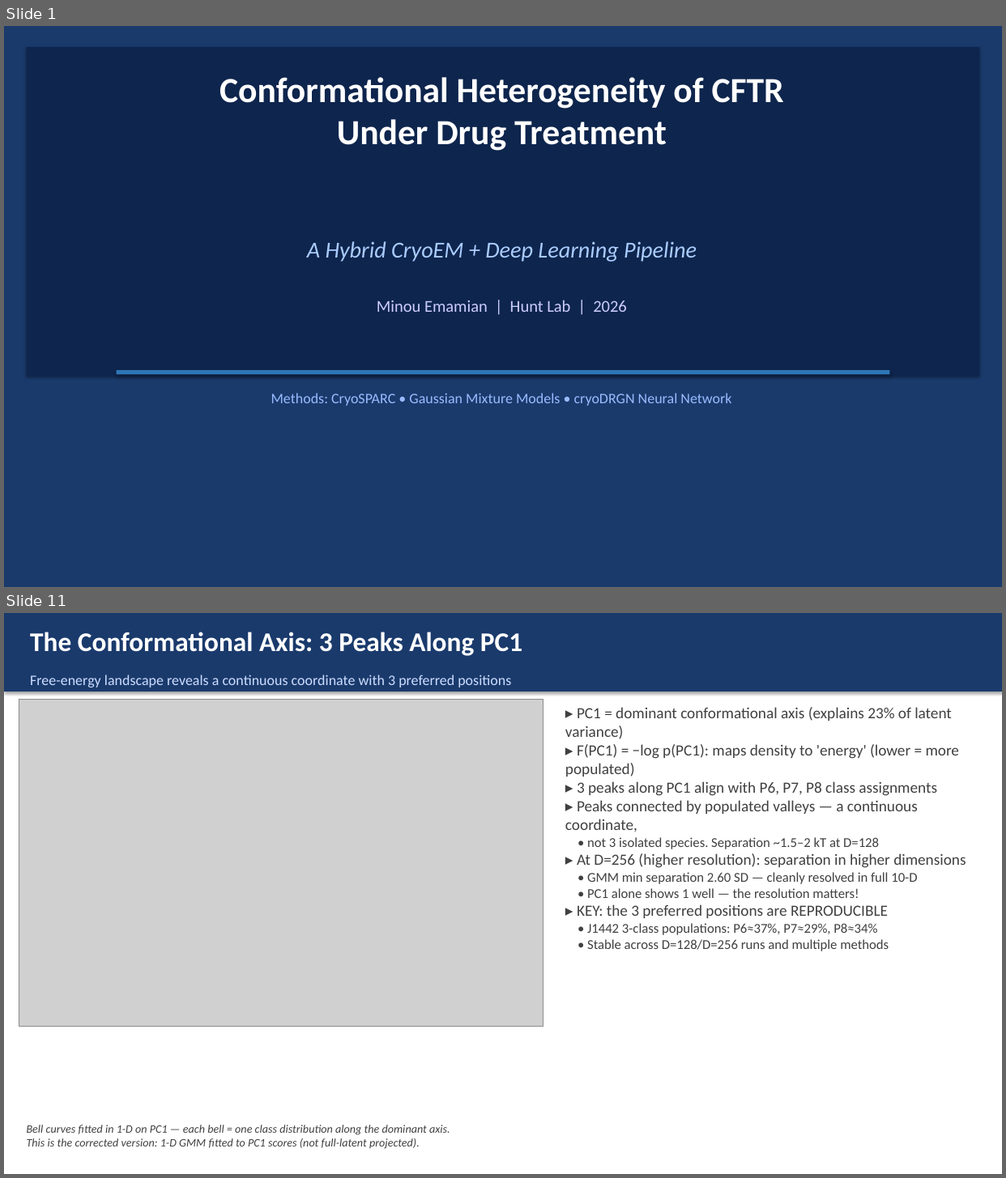
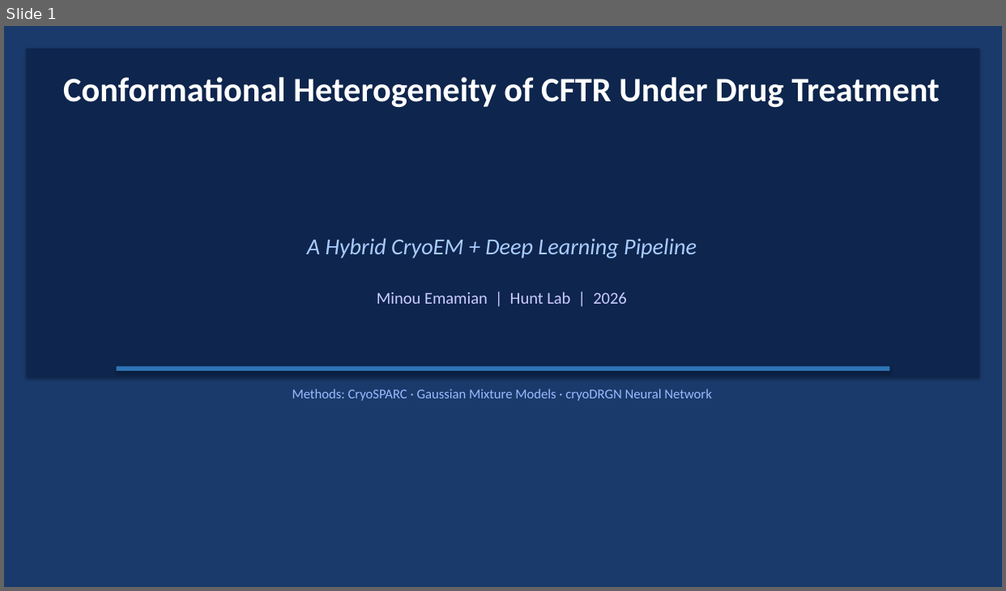
Before and after one commit to minouemmad/cryoem-classification, a slide deck: docs/CFTR_cryoDRGN_presentation.pptx. Shown one above the other, each under a label of ours: slides 1 and 11 before the commit, slide 1 after it; the slides between them are not shown. The pictures are 1006x1178 and 1006x591 pixels, drawn with LibreOffice and Linux fonts; fonts in the diff are those of the drawing; grey boxes stand for pictures. Boxes give left, top, right and bottom in pixels: in the first picture for what was removed or moved away, otherwise in the second. Text is boxed around its words. In the diff, an @@ line names an element or a change of style, - is before the commit and + after.

Commit message:
Update presentation: 14 slides, domain captions, VAE redesign, combined GMM/scatter slide, basin figure, D=128 vs D=256 explanation, K=6 J264

```diff
--- a/docs/CFTR_cryoDRGN_presentation.pptx
+++ b/docs/CFTR_cryoDRGN_presentation.pptx
@@ slide 11 removed at box(4, 613, 1002, 1174), background #FFFFFF @@
@@ rectangle removed at box(4, 613, 1002, 692) @@
@@ text removed at box(30, 632, 522, 656) @@
-The Conformational Axis: 3 Peaks Along PC1
@@ text removed at box(30, 675, 511, 688) @@
-Free-energy landscape reveals a continuous coordinate with 3 preferred positions
@@ picture removed at box(19, 699, 543, 1027) @@
@@ text removed at box(565, 707, 965, 952) @@
-▸ PC1 = dominant conformational axis (explains 23% of latent variance)
-▸ F(PC1) = −log p(PC1): maps density to 'energy' (lower = more populated)
-▸ 3 peaks along PC1 align with P6, P7, P8 class assignments
-▸ Peaks connected by populated valleys — a continuous coordinate,
-• not 3 isolated species. Separation ~1.5–2 kT at D=128
-▸ At D=256 (higher resolution): separation in higher dimensions
-• GMM min separation 2.60 SD — cleanly resolved in full 10-D
-• PC1 alone shows 1 well — the resolution matters!
-▸ KEY: the 3 preferred positions are REPRODUCIBLE
-• J1442 3-class populations: P6≈37%, P7≈29%, P8≈34%
-• Stable across D=128/D=256 runs and multiple methods
@@ text removed at box(27, 1125, 450, 1149) @@
-Bell curves fitted in 1-D on PC1 — each bell = one class distribution along the dominant axis.
-This is the corrected version: 1-D GMM fitted to PC1 scores (not full-latent projected).
@@ slide 1 changed as well @@
@@ rectangle removed at box(4, 26, 1002, 587) @@
@@ text at box(63, 77, 940, 107): text changed; size 34 to 33 pt @@
-Conformational Heterogeneity of CFTR
-Under Drug Treatment
+Conformational Heterogeneity of CFTR Under Drug Treatment
@@ text "A Hybrid CryoEM + Deep ...": place and size @@
-text "A Hybrid CryoEM + Deep ..." at box(307, 241, 697, 262)
+text "A Hybrid CryoEM + Deep ..." at box(307, 238, 697, 258)
@@ text "Minou Emamian | Hunt Lab ...": place and size @@
-text "Minou Emamian | Hunt Lab ..." at box(377, 300, 626, 312)
+text "Minou Emamian | Hunt Lab ..." at box(377, 292, 626, 304)
@@ rectangle: place and size @@
-rectangle at box(117, 370, 889, 375)
+rectangle at box(117, 367, 889, 371)
@@ text at box(292, 389, 711, 401): text changed; size 14 to 13 pt @@
-Methods: CryoSPARC • Gaussian Mixture Models • cryoDRGN Neural Network
+Methods: CryoSPARC · Gaussian Mixture Models · cryoDRGN Neural Network
```
Also in this commit, not shown: 7 other slides changed, 6 slides added, 6 other slides removed, 1 other file.
